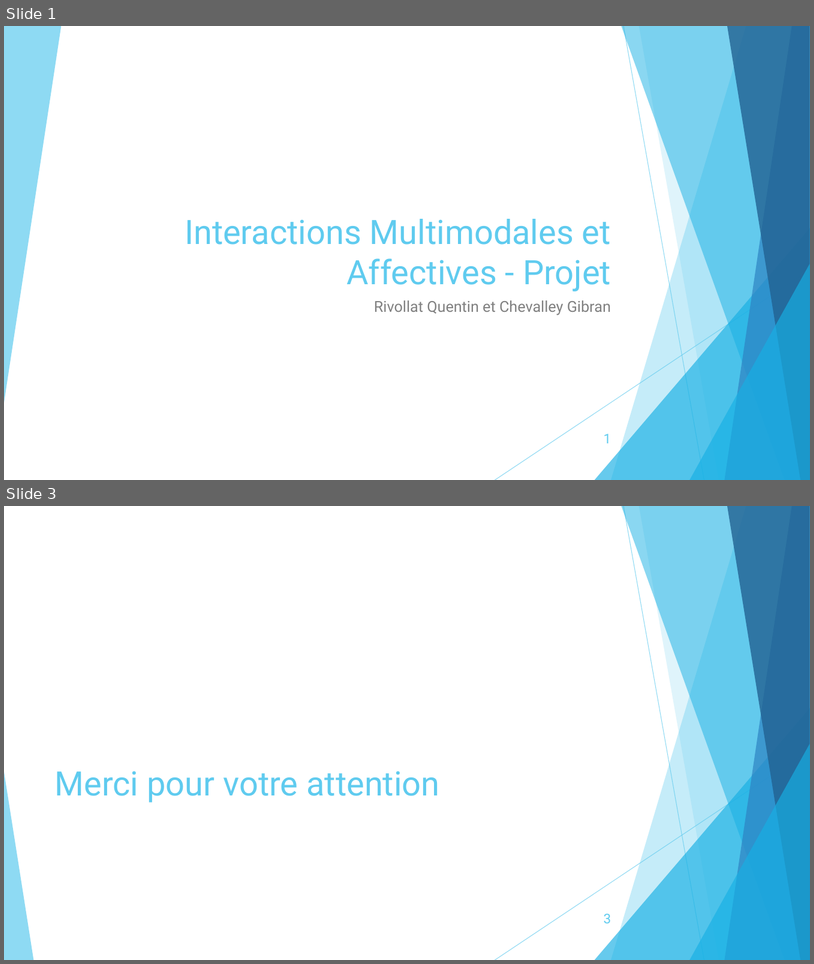
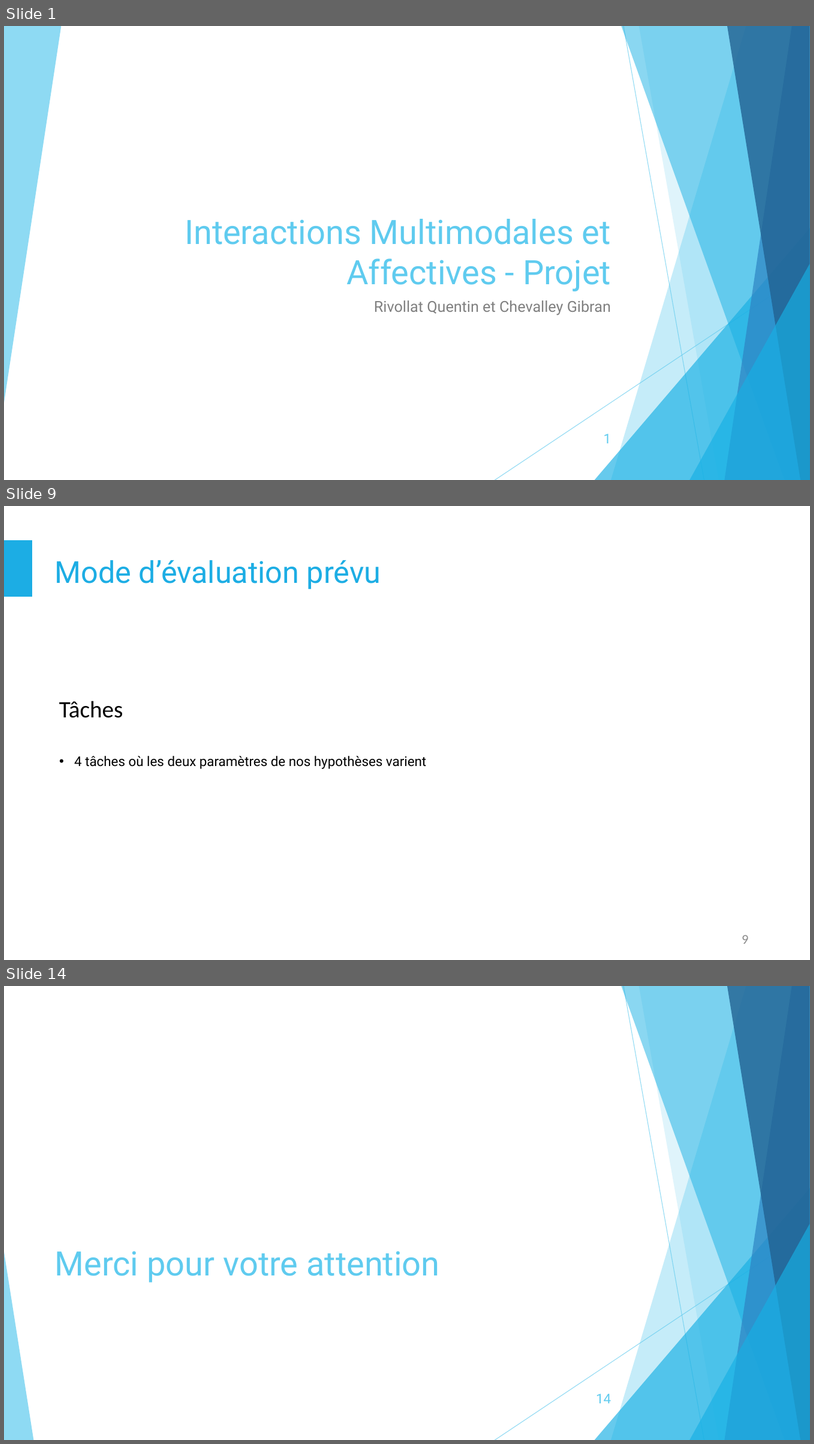
Before and after one commit to LunarX/ProjectTime, a slide deck: Documents/Presentation_final_1.pptx. Shown one above the other, each under a label of ours: slides 1 and 3 before the commit, slides 1, 9 and 14 after it; the slides between them are not shown. The pictures are 814x964 and 814x1444 pixels, drawn with LibreOffice and Linux fonts; fonts in the diff are those of the drawing. Boxes give left, top, right and bottom in pixels: in the first picture for what was removed or moved away, otherwise in the second. Text is boxed around its words. In the diff, an @@ line names an element or a change of style, - is before the commit and + after.

```diff
--- a/Documents/Presentation_final_1.pptx
+++ b/Documents/Presentation_final_1.pptx
@@ slide 9 added at (4,506,810,960), background #FFFFFF @@
@@ rectangle added at (4,540,32,596), fill #1CADE4, outline #1CADE4 1 pt @@
@@ title added at (55,560,381,589), 36 pt, text #1CADE4 @@
+Mode d’évaluation prévu
@@ text added at (59,700,123,718), 28 pt, text #000000 @@
+Tâches
@@ text added at (74,756,426,769), 16 pt, text #000000 @@
+• 4 tâches où les deux paramètres de nos hypothèses varient
@@ page number added at (742,934,749,943), 16 pt, text #8C8C8C @@
+9
@@ what was slide 3 is now slide 14 @@
@@ page number at (596,1393,611,1403): text changed @@
-3
+14
```
Also in this commit, not shown: 11 other slides added, 1 slide removed.
